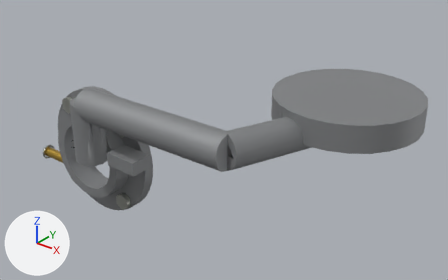
A saved change to the glTF model public/parts/throttle-housing.glb.
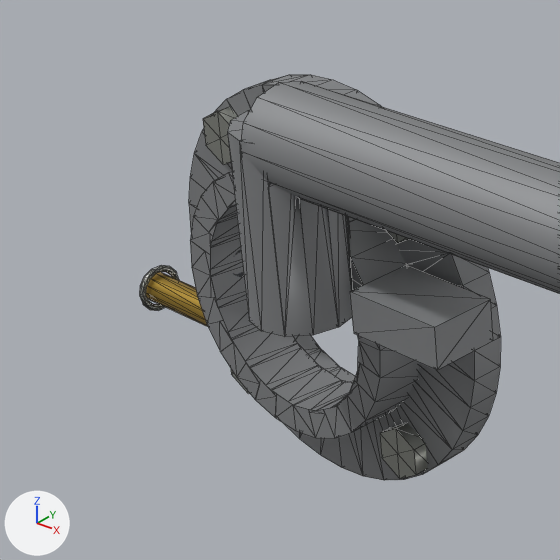
Each version is shown whole from a 50 mm camera at (289.0, -334.0, 405.0) aimed at (69.0, -60.0, 235.0), then close up on the part from 0% to 38% of the width and 23% to 84% of the height. Every picture has the same lights, and +X, +Y and +Z are marked at lower left. The last two pictures show the newer version. The close-ups show mesh edges as thin lines. Where no turn or scale is listed for an object, it has been applied to the vertices. Vertices at exactly the same position are counted once.

Objects in the first close-up: 'throttle-housing:brass', 'throttle-housing:castAlu', 'throttle-housing:zincPlate' and 1 more.
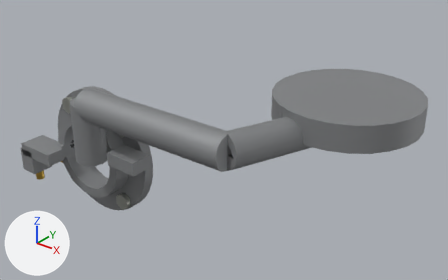
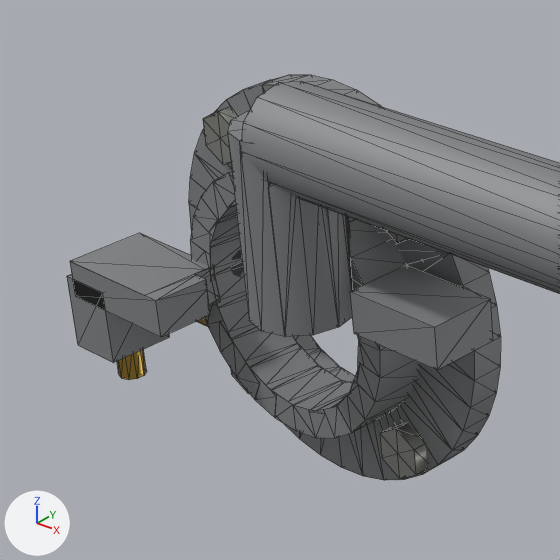
Where the newer file only moved an object's origin or applied its transform, the numbers keep the older frame.

Pixel boxes (x1, y1, x2, y2) of what changed, in the close-ups (560 x 560 px):
'throttle-housing:castAlu', reshaped: before (189, 75, 560, 480); after (67, 75, 560, 480)
'throttle-housing:brass', reshaped: before (146, 272, 208, 326); after (117, 318, 208, 380)
part 1 of me_mesh_0, added: after (67, 274, 169, 363)
part 2 of me_mesh_0, added: after (70, 233, 221, 337)
part 3 of me_mesh_3, added: after (117, 350, 147, 380)

Patch to the scene script:
```diff
--- a/public/parts/throttle-housing.glb.py
+++ b/public/parts/throttle-housing.glb.py
@@ me_mesh_0 @@
 # used by ob_throttle_housing_castalu; location = (71.2, -63.8, 228.8)
-me_mesh_0.from_pydata(...)  # 1885 vertices, 2867 faces; spans x -113.0..113.0, y -66.0..66.0, z -49.0..49.0
+me_mesh_0.from_pydata(...)  # 1925 vertices, 2922 faces; spans x -119.0..113.0, y -66.0..66.0, z -49.0..49.0
+# me_mesh_0 part 1: a new loose piece, a box spanning x -119.0..-107.0, y -66.0..-52.0, z -25.0..-9.0, in mat_castalu (grey #96989a)
+# me_mesh_0 part 2: a new loose piece of 32 vertices spanning x -117.0..-89.0, y -66.0..-49.0, z -13.0..-5.0, in mat_castalu (grey #96989a)
+# other edits to the shape of me_mesh_0 do not show in these pictures
 me_mesh_0.materials.append(mat_castalu)
@@ me_mesh_3 @@
 # used by ob_throttle_housing_brass; location = (-36.6, -110.0, 210.0)
-me_mesh_3.from_pydata(...)  # 26 vertices, 48 faces; spans x -11.4..11.4, y -3.2..3.2, z -3.2..3.2
+me_mesh_3.from_pydata(...)  # 48 vertices, 88 faces; spans x -11.4..11.4, y -14.8..3.2, z -14.0..3.2
+# me_mesh_3 part 3: a new loose piece, a 10-sided cylinder along z spanning x -8.0..-2.7, y -14.8..-9.2, z -14.0..-6.0, in mat_brass (yellow #c9a54a)
 me_mesh_3.materials.append(mat_brass)
```
